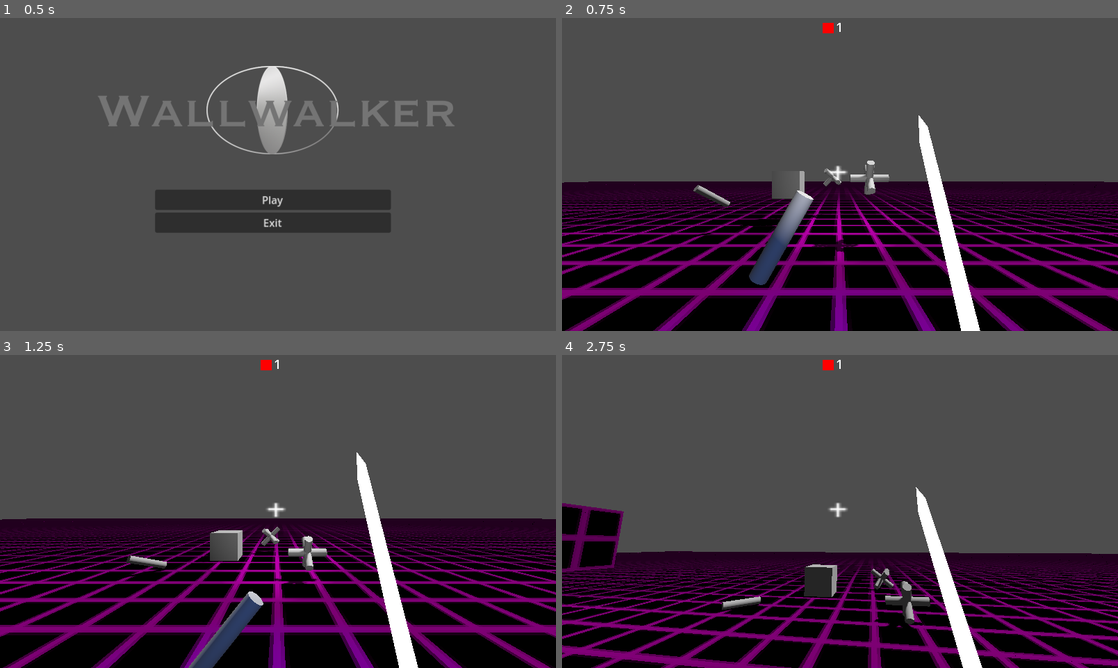
Above: before the commit, frames 1-4 (two rows, left to right).
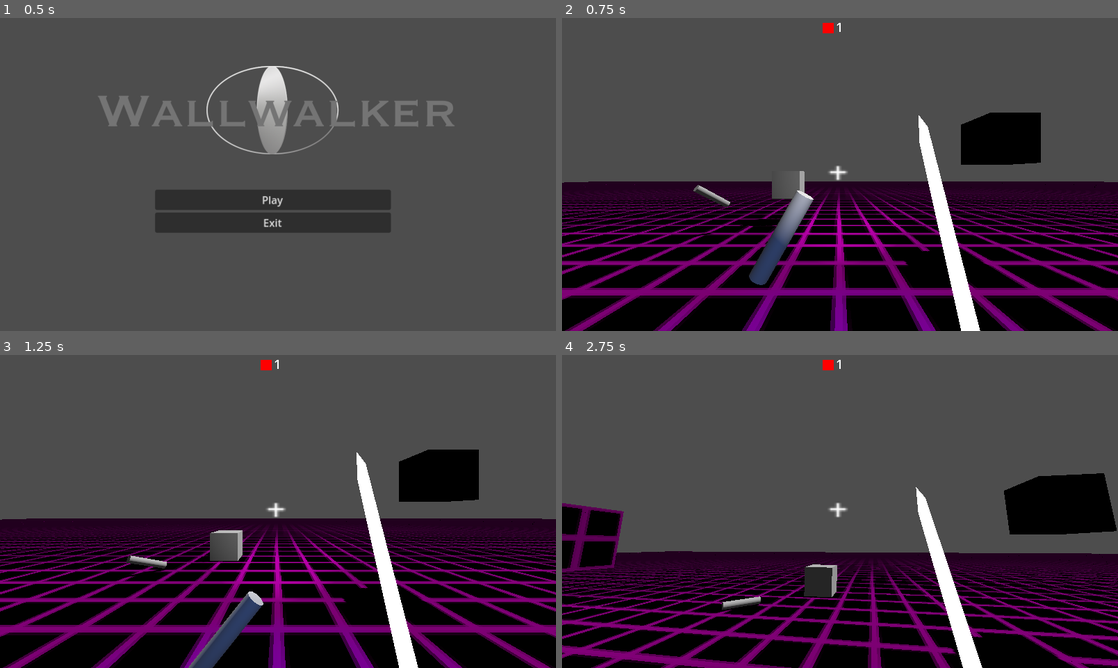
Above: after the commit, the same moments.

Repository: HanSolo626/Wallwalker
Game: Godot game, scene res://scenes/main_menu.tscn
Same seed, same stepped clock (60 frames per second), same inputs: the game is played once before the commit and once after it.
Inputs (mouse positions are in pixels of both pictures, inside the frame that each line leads up to):
- Up to frame 1 (0.5 s): no input
- Up to frame 2 (0.75 s): click "Play" at 0.5 s
- Up to frame 3 (1.25 s): no input
- Up to frame 4 (2.75 s): tap Enter (ui_accept) at 1.25 s; move the mouse to (867, 511) at 1.27 s; hold Up (ui_up) from 1.28 s (still down); right-click (867, 511) at 1.35 s; tap Space (jump) at 1.52, 2.27 s; move the mouse to (812, 511) at 2.02 s; tap L (flashlight) at 2.1 s; right-click (812, 511) at 2.3 s

Frame 1 is identical in both runs. In frame 2, 2.9% of the frame differs, in the area x 43-87%, y 30-83%; in frame 3, 3.0%; in frame 4, 4.5%, in the area x 55-100%, y 37-100%.

Commit message:
binded objects now lock but buggy

Diff:
--- a/scenes/column.tscn
+++ b/scenes/column.tscn
@@ -14,8 +14,8 @@
 collision_mask = 15
 script = ExtResource("1_0e7w1")
 
-[node name="CollisionShape3D" type="CollisionShape3D" parent="."]
-shape = SubResource("BoxShape3D_1jbrb")
+[node name="Collision" type="CollisionShape3D" parent="."]
+shape = SubResource("BoxShape3D_p55s7")
 
-[node name="MeshInstance3D" type="MeshInstance3D" parent="."]
+[node name="Body" type="MeshInstance3D" parent="."]
 mesh = SubResource("CylinderMesh_mrnuc")
--- a/scenes/lashable_object.tscn
+++ b/scenes/lashable_object.tscn
@@ -7,9 +7,6 @@
 
 [sub_resource type="BoxMesh" id="BoxMesh_s81sc"]
 size = Vector3(2, 2, 2)
-
-[sub_resource type="BoxMesh" id="BoxMesh_camcd"]
-size = Vector3(4.42, 1, 1)
 
 [node name="LashableObject" type="RigidBody3D"]
 collision_layer = 8
@@ -23,7 +20,3 @@
 [node name="Body" type="MeshInstance3D" parent="."]
 mesh = SubResource("BoxMesh_s81sc")
 skeleton = NodePath("")
-
-[node name="MeshInstance3D" type="MeshInstance3D" parent="."]
-visible = false
-mesh = SubResource("BoxMesh_camcd")
--- a/scenes/player.tscn
+++ b/scenes/player.tscn
@@ -14,7 +14,7 @@
 [sub_resource type="BoxMesh" id="BoxMesh_yyh1i"]
 
 [node name="Player" type="CharacterBody3D"]
-collision_mask = 6
+collision_mask = 14
 script = ExtResource("1_4q30t")
 
 [node name="CollisionShape3D" type="CollisionShape3D" parent="."]
--- a/scenes/tack.tscn
+++ /dev/null
@@ -1,37 +0,0 @@
-[gd_scene load_steps=4 format=3 uid="uid://b85dkbenwe75v"]
-
-[ext_resource type="Script" path="res://scripts/lashable_object.gd" id="1_jhvk5"]
-
-[sub_resource type="BoxShape3D" id="BoxShape3D_1jbrb"]
-size = Vector3(0.5, 2, 0.5)
-
-[sub_resource type="CylinderMesh" id="CylinderMesh_mrnuc"]
-top_radius = 0.2
-bottom_radius = 0.2
-
-[node name="Tack" type="RigidBody3D"]
-collision_layer = 8
-collision_mask = 15
-script = ExtResource("1_jhvk5")
-
-[node name="CollisionShape3D" type="CollisionShape3D" parent="."]
-shape = SubResource("BoxShape3D_1jbrb")
-
-[node name="MeshInstance3D" type="MeshInstance3D" parent="."]
-mesh = SubResource("CylinderMesh_mrnuc")
-
-[node name="CollisionShape3D2" type="CollisionShape3D" parent="."]
-transform = Transform3D(-4.37114e-08, -1, 0, 1, -4.37114e-08, 0, 0, 0, 1, 0, 0, 0)
-shape = SubResource("BoxShape3D_1jbrb")
-
-[node name="MeshInstance3D2" type="MeshInstance3D" parent="."]
-transform = Transform3D(-4.37114e-08, -1, 0, 1, -4.37114e-08, 0, 0, 0, 1, 0, 0, 0)
-mesh = SubResource("CylinderMesh_mrnuc")
-
-[node name="CollisionShape3D3" type="CollisionShape3D" parent="."]
-transform = Transform3D(1.91069e-15, 4.37114e-08, -1, 1, -4.37114e-08, 0, -4.37114e-08, -1, -4.37114e-08, 0, 0, 0)
-shape = SubResource("BoxShape3D_1jbrb")
-
-[node name="MeshInstance3D3" type="MeshInstance3D" parent="."]
-transform = Transform3D(1.91069e-15, 4.37114e-08, -1, 1, -4.37114e-08, 0, -4.37114e-08, -1, -4.37114e-08, 0, 0, 0)
-mesh = SubResource("CylinderMesh_mrnuc")
--- a/scenes/world.tscn
+++ b/scenes/world.tscn
@@ -10,7 +10,6 @@
 [ext_resource type="Script" path="res://scripts/CheatMenu.gd" id="7_3dfte"]
 [ext_resource type="PackedScene" uid="uid://dfllykgtovd4s" path="res://scenes/lashable_object.tscn" id="8_172p4"]
 [ext_resource type="PackedScene" uid="uid://cnl2x6g81er81" path="res://scenes/column.tscn" id="10_ku73m"]
-[ext_resource type="PackedScene" uid="uid://b85dkbenwe75v" path="res://scenes/tack.tscn" id="11_hlo77"]
 
 [sub_resource type="ProceduralSkyMaterial" id="ProceduralSkyMaterial_d783x"]
 sky_top_color = Color(0.448753, 0.446873, 0.455253, 1)
@@ -99,7 +98,7 @@
 mesh_library = ExtResource("2_vx3nt")
 collision_layer = 2
 data = {
-"cells": PackedInt32Array(-65597, 65482, 0, -65597, 65483, 0 …(242437 unchanged characters)… 61, 65535, 0, 131061, 0, 0, 131061, 1, 0)
+"cells": PackedInt32Array(-65597, 65482, 0, -65597, 65483, 0 …(242437 unchanged characters)… 61, 65535, 0, 131061, 0, 0, 131061, 1, 0, 65539, 65531, 0)
 }
 script = ExtResource("3_dskgd")
 sliding_door = ExtResource("4_xmmtl")
@@ -215,12 +214,6 @@
 [node name="Column2" parent="." instance=ExtResource("10_ku73m")]
 transform = Transform3D(0.869719, 0.493547, 0, 0.313436, -0.55233, 0.772457, 0.381244, -0.67182, -0.635068, -7.41599, 0.354219, -11.7836)
 
-[node name="Tack" parent="." instance=ExtResource("11_hlo77")]
-transform = Transform3D(1, 0, 0, 0, 0.795526, -0.605919, 0, 0.605919, 0.795526, 1.53883, 1.45128, -10.6374)
-
-[node name="Tack2" parent="." instance=ExtResource("11_hlo77")]
-transform = Transform3D(0.69819, -0.569527, 0.433785, 0.715912, 0.555429, -0.423047, 0, 0.605919, 0.795526, -0.62764, 1.45128, -17.6942)
-
 [connection signal="text_submitted" from="CheatMenu/CheatBarBox/CheatBar" to="CheatMenu" method="_on_cheat_bar_text_submitted"]
 [connection signal="pressed" from="PauseMenu/VBoxContainer/ResumeButton" to="PauseMenu" method="_on_resume_button_pressed"]
 [connection signal="pressed" from="PauseMenu/VBoxContainer/ExitToMainMenuButton" to="PauseMenu" method="_on_exit_to_main_menu_button_pressed"]
--- a/scripts/lashable_object.gd
+++ b/scripts/lashable_object.gd
@@ -4,12 +4,15 @@
 var speed: float = 0.1
 var target = Vector3(0, 0, 0)
 var target_dir
-var attraction_force_speed = 1
+var attraction_force_speed = 75
 var time_delta: float
 
 var gravity = ProjectSettings.get_setting("physics/3d/default_gravity")
+var being_lashed = false
 
-var being_lashed = false
+
+@onready var collision = $Collision
+
 
 func look_follow(state: PhysicsDirectBodyState3D, current_transform: Transform3D, target_position: Vector3) -> void:
 	var forward_local_axis = Vector3(1, 0, 0)
@@ -24,6 +27,15 @@
 	target = new_target
 	being_lashed = true
 
+func get_min_collision_size(c):
+	var result = c.shape.size.x
+	if result > c.shape.size.y:
+		result = c.shape.size.y
+	if result > c.shape.size.z:
+		result = c.shape.size.z
+	return result
+
+
 func _integrate_forces(state):
 	look_follow(state, global_transform, target)
 
@@ -31,7 +43,13 @@
 func _physics_process(delta):
 	time_delta = delta
 	if being_lashed:
-		apply_impulse(target_dir)
-		gravity_scale = 0
+		if transform.origin.distance_to(target) > get_min_collision_size(collision) - 0.5:
+			apply_force((target_dir * attraction_force_speed))
+			gravity_scale = 0
+			freeze = false
+		else:
+			freeze = true
+			freeze_mode = 0
 	else:
 		gravity_scale = 1
+		freeze = false
Not shown: 1 places in scenes/column.tscn that only renumber resources
Not shown: 1 places in scenes/lashable_object.tscn that only renumber resources
Not shown: 1 places in scenes/world.tscn that only renumber resources
